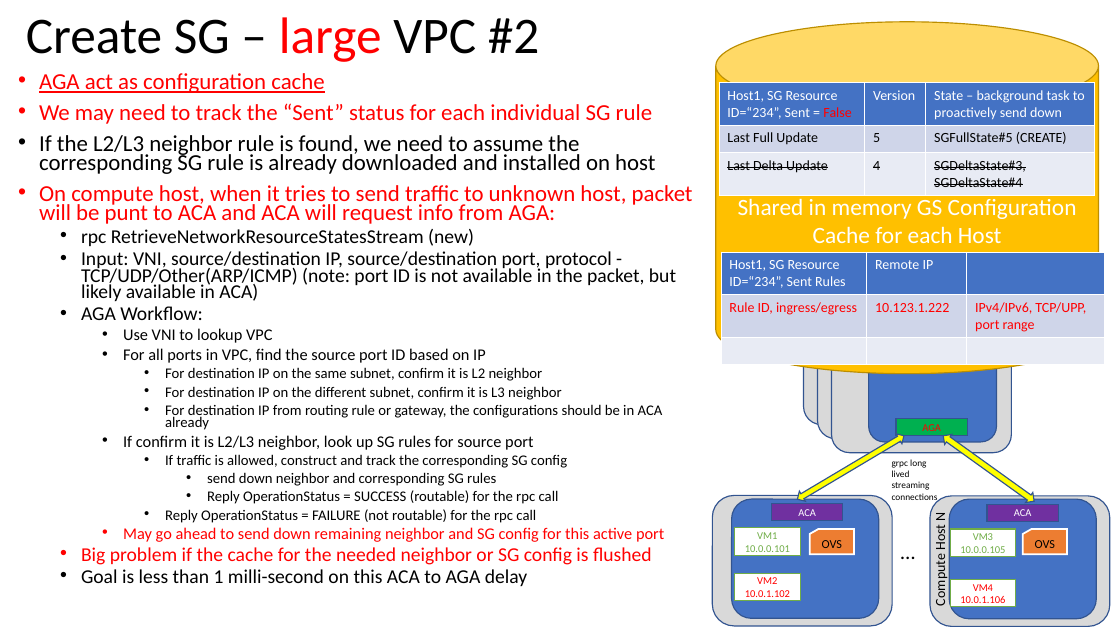
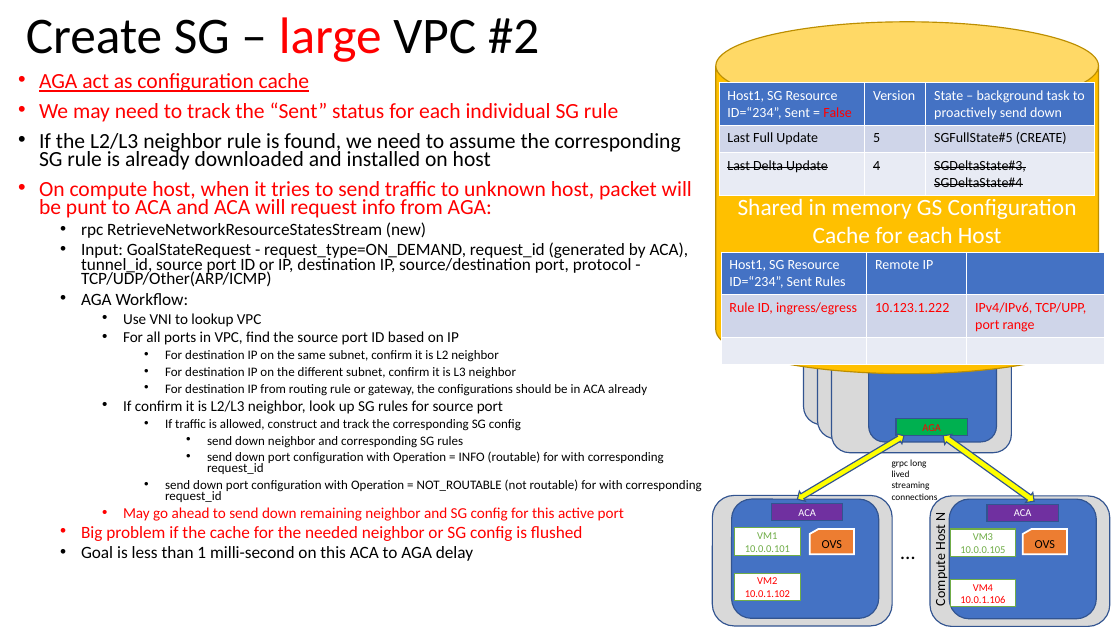
Before and after one commit to futurewei-cloud/alcor, a slide deck: slide 17 of docs/modules/ROOT/pages/alcor_agents/AGA_design.pptx. Drawn at 1120x630 pixels with LibreOffice and Linux fonts; fonts in the diff are those of the drawing. Boxes give left, top, right and bottom in pixels: in the first picture for what was removed or moved away, otherwise in the second. Text is boxed around its words. In the diff, an @@ line names an element or a change of style, - is before the commit and + after.

Commit message:
update schema and added workflows

```diff
--- a/docs/modules/ROOT/pages/alcor_agents/AGA_design.pptx
+++ b/docs/modules/ROOT/pages/alcor_agents/AGA_design.pptx
@@ text at bbox=[39, 73, 692, 561]: size 19.6 to 18.5 pt in "AGA act as configuration cache", "We may need to track the “Sent” ...", "If the L2/L3 neighbor rule is found, ...", "On compute host, when it tries to ..."; size 16.8 to 14.8 pt in "rpc RetrieveNetworkResourceStatesStream (new)", "AGA Workflow:", "Big problem if the cache for the ...", "Goal is less than 1 milli-second on ..."; size 14 to 12.9 pt in "Use VNI to lookup VPC", "For all ports in VPC, find the ...", "If confirm it is L2/L3 neighbor, look ...", "May go ahead to send down remaining ..."; size 12.6 to 11.1 pt in "For destination IP on the same subnet, ...", "For destination IP on the different subnet, ...", "For destination IP from routing rule or ...", "If traffic is allowed, construct and track ..." and 1 more places @@
@@ text at bbox=[81, 242, 688, 287]: text changed; size 16.8 to 14.8 pt @@
-  • Input: VNI, source/destination IP, source/destination port, protocol - TCP/UDP/Other(ARP/ICMP) (note: port ID is not available in the packet, but likely available in ACA)
+  • Input: GoalStateRequest - request_type=ON_DEMAND, request_id (generated by ACA), tunnel_id, source port ID or IP, destination IP, source/destination port, protocol - TCP/UDP/Other(ARP/ICMP)
@@ text at bbox=[165, 451, 702, 502]: text changed; size 12.6 to 11.1 pt @@
-        • Reply OperationStatus = SUCCESS (routable) for the rpc call
-      • Reply OperationStatus = FAILURE (not routable) for the rpc call
+        • send down port configuration with Operation = INFO (routable) for with corresponding request_id
+      • send down port configuration with Operation = NOT_ROUTABLE (not routable) for with corresponding request_id
```
Also in this commit, not shown: 2 other slides changed, 1 other file.
